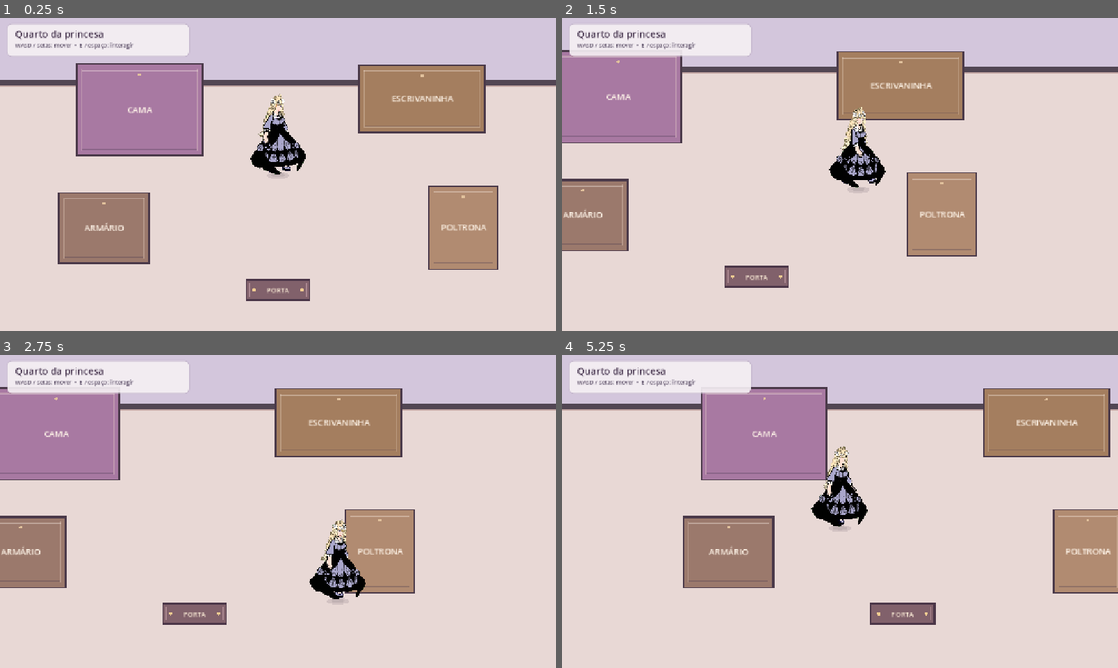
Above: before the commit, frames 1-4 (two rows, left to right).
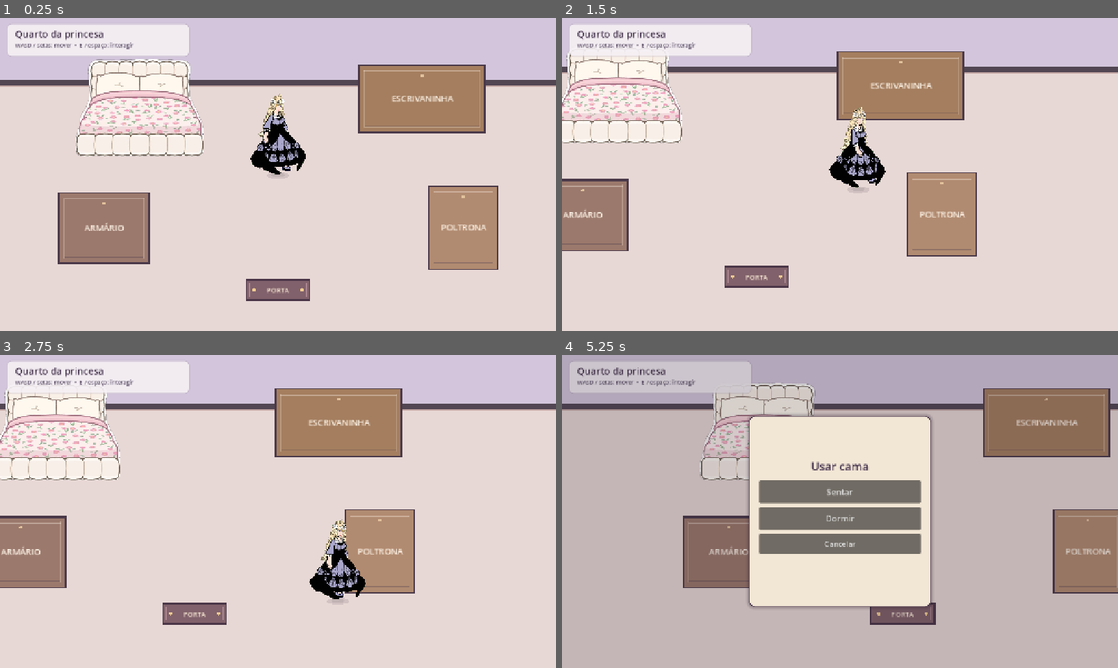
Above: after the commit, the same moments.

Repository: nestarasup-sys/jogo-novo
Game: Godot game, scene res://scenes/main.tscn
Same seed, same stepped clock (60 frames per second), same inputs: the game is played once before the commit and once after it.
Inputs:
- Up to frame 1 (0.25 s): no input
- Up to frame 2 (1.5 s): tap Enter at 0.5 s; hold D (move_right) 0.53-1.28 s; tap E (interact) at 0.6, 1.35 s; tap Space at 0.77 s; hold S (move_down) from 1.28 s (still down)
- Up to frame 3 (2.75 s): tap Space at 1.52 s; release S (move_down) at 2.03 s; hold D (move_right) from 2.03 s (still down); tap Enter at 2.1 s; tap E (interact) at 2.3 s
- Up to frame 4 (5.25 s): tap Space at 2.75, 3.02, 3.77, 4.52 s; release D (move_right) at 2.78 s; hold W (move_up) 2.78-3.53 s; tap E (interact) at 2.85, 3.6, 4.55, 5.1 s; hold A (move_left) 3.53-5.03 s; tap Escape (close_message) at 4.15 s; tap Enter at 4.35 s; hold S (move_down) from 5.03 s (still down)

The runs differ from the first frame. In frame 1, 7.0% of the frame differs, in the area x 13-37%, y 13-45%; in frame 2, 6.0%; in frame 3, 6.0%; in frame 4, 81%, in the area x 0-100%, y 0-100%.

Commit message:
Implement bed actions and sleep duration

Diff:
--- a/scenes/rooms/bedroom.tscn
+++ b/scenes/rooms/bedroom.tscn
@@ -1,9 +1,10 @@
-[gd_scene load_steps=11 format=3]
+[gd_scene load_steps=12 format=3]
 
 [ext_resource type="Script" path="res://scripts/world/room.gd" id="1_room"]
 [ext_resource type="Script" path="res://scripts/world/room_surface.gd" id="2_visual"]
 [ext_resource type="Script" path="res://scripts/world/furniture.gd" id="3_furniture"]
 [ext_resource type="Script" path="res://scripts/world/interaction_point.gd" id="4_interaction"]
+[ext_resource type="Texture2D" path="res://assets/furniture/bed.png" id="5_bed"]
 
 [sub_resource type="RectangleShape2D" id="Shape_Horizontal"]
 size = Vector2(1280, 34)
@@ -80,6 +81,9 @@
 display_name = "CAMA"
 footprint_size = Vector2(225, 165)
 placeholder_color = Color(0.658824, 0.474510, 0.635294, 1)
+art_texture = ExtResource("5_bed")
+art_size = Vector2(228, 173)
+texture_filter = 2
 
 [node name="Footprint" type="CollisionShape2D" parent="WorldSpace/Furniture/Bed"]
 shape = SubResource("Shape_Bed")
@@ -120,12 +124,12 @@
 
 [node name="Interactions" type="Node2D" parent="."]
 
-[node name="BedInspect" type="Marker2D" parent="Interactions"]
-position = Vector2(553, 339)
+[node name="BedUse" type="Marker2D" parent="Interactions"]
+position = Vector2(450, 401)
 script = ExtResource("4_interaction")
-interaction_type = "inspect"
-action_label = "Examinar cama"
-message = "Uma cama confortável. O descanso será implementado depois."
+interaction_type = "bed"
+action_label = "Usar cama"
+interaction_radius = 94.0
 
 [node name="WritingDeskInspect" type="Marker2D" parent="Interactions"]
 position = Vector2(742, 292)
@@ -149,3 +153,6 @@
 
 [node name="from_corridor" type="Marker2D" parent="Spawns"]
 position = Vector2(640, 558)
+
+[node name="BedSitPosition" type="Marker2D" parent="Spawns"]
+position = Vector2(395, 410)
--- /dev/null
+++ b/scenes/ui/bed_action_menu.tscn
@@ -0,0 +1,135 @@
+[gd_scene load_steps=3 format=3]
+
+[ext_resource type="Script" path="res://scripts/ui/bed_action_menu.gd" id="1_menu"]
+
+[sub_resource type="StyleBoxFlat" id="Style_BedCard"]
+bg_color = Color(0.949, 0.902, 0.835, 1)
+border_color = Color(0.31, 0.23, 0.31, 1)
+border_width_left = 2
+border_width_top = 2
+border_width_right = 2
+border_width_bottom = 2
+corner_radius_top_left = 14
+corner_radius_top_right = 14
+corner_radius_bottom_right = 14
+corner_radius_bottom_left = 14
+shadow_color = Color(0.12, 0.08, 0.14, 0.24)
+shadow_size = 8
+
+[node name="BedActionMenu" type="Control"]
+layout_mode = 3
+anchors_preset = 15
+anchor_right = 1.0
+anchor_bottom = 1.0
+grow_horizontal = 2
+grow_vertical = 2
+mouse_filter = 0
+script = ExtResource("1_menu")
+
+[node name="Backdrop" type="ColorRect" parent="."]
+layout_mode = 1
+anchors_preset = 15
+anchor_right = 1.0
+anchor_bottom = 1.0
+grow_horizontal = 2
+grow_vertical = 2
+color = Color(0.12, 0.09, 0.15, 0.18)
+mouse_filter = 0
+
+[node name="Card" type="Panel" parent="."]
+layout_mode = 1
+anchors_preset = 8
+anchor_left = 0.5
+anchor_top = 0.5
+anchor_right = 0.5
+anchor_bottom = 0.5
+offset_left = -210.0
+offset_top = -220.0
+offset_right = 210.0
+offset_bottom = 220.0
+grow_horizontal = 2
+grow_vertical = 2
+theme_override_styles/panel = SubResource("Style_BedCard")
+
+[node name="ActionPanel" type="VBoxContainer" parent="Card"]
+layout_mode = 0
+offset_left = 24.0
+offset_top = 92.0
+offset_right = 396.0
+offset_bottom = 348.0
+theme_override_constants/separation = 9
+
+[node name="Title" type="Label" parent="Card/ActionPanel"]
+layout_mode = 2
+theme_override_colors/font_color = Color(0.28, 0.21, 0.31, 1)
+theme_override_font_sizes/font_size = 26
+text = "Usar cama"
+horizontal_alignment = 1
+vertical_alignment = 1
+custom_minimum_size = Vector2(0, 48)
+
+[node name="SitButton" type="Button" parent="Card/ActionPanel"]
+layout_mode = 2
+theme_override_font_sizes/font_size = 19
+text = "Sentar"
+custom_minimum_size = Vector2(0, 52)
+
+[node name="SleepButton" type="Button" parent="Card/ActionPanel"]
+layout_mode = 2
+theme_override_font_sizes/font_size = 19
+text = "Dormir"
+custom_minimum_size = Vector2(0, 52)
+
+[node name="CancelButton" type="Button" parent="Card/ActionPanel"]
+layout_mode = 2
+theme_override_font_sizes/font_size = 17
+text = "Cancelar"
+custom_minimum_size = Vector2(0, 46)
+
+[node name="HoursPanel" type="VBoxContainer" parent="Card"]
+visible = false
+layout_mode = 0
+offset_left = 24.0
+offset_top = 24.0
+offset_right = 396.0
+offset_bottom = 416.0
+theme_override_constants/separation = 6
+
+[node name="Title" type="Label" parent="Card/HoursPanel"]
+layout_mode = 2
+theme_override_colors/font_color = Color(0.28, 0.21, 0.31, 1)
+theme_override_font_sizes/font_size = 24
+text = "Quantas horas?"
+horizontal_alignment = 1
+vertical_alignment = 1
+custom_minimum_size = Vector2(0, 44)
+
+[node name="Hour1" type="Button" parent="Card/HoursPanel"]
+layout_mode = 2
+text = "1 hora"
+custom_minimum_size = Vector2(0, 40)
+
+[node name="Hour2" type="Button" parent="Card/HoursPanel"]
+layout_mode = 2
+text = "2 horas"
+custom_minimum_size = Vector2(0, 40)
+
+[node name="Hour4" type="Button" parent="Card/HoursPanel"]
+layout_mode = 2
+text = "4 horas"
+custom_minimum_size = Vector2(0, 40)
+
+[node name="Hour6" type="Button" parent="Card/HoursPanel"]
+layout_mode = 2
+text = "6 horas"
+custom_minimum_size = Vector2(0, 40)
+
+[node name="Hour8" type="Button" parent="Card/HoursPanel"]
+layout_mode = 2
+text = "8 horas"
+custom_minimum_size = Vector2(0, 40)
+
+[node name="CancelButton" type="Button" parent="Card/HoursPanel"]
+layout_mode = 2
+text = "Cancelar"
+custom_minimum_size = Vector2(0, 40)
--- a/scenes/ui/hud.tscn
+++ b/scenes/ui/hud.tscn
@@ -1,6 +1,7 @@
-[gd_scene load_steps=4 format=3]
+[gd_scene load_steps=5 format=3]
 
 [ext_resource type="Script" path="res://scripts/prototype_hud.gd" id="1_hud"]
+[ext_resource type="PackedScene" path="res://scenes/ui/bed_action_menu.tscn" id="2_bed_menu"]
 
 [sub_resource type="StyleBoxFlat" id="Style_TopPlate"]
 bg_color = Color(0.969, 0.948, 0.964, 0.90)
@@ -157,9 +158,21 @@
 layout_mode = 0
 offset_left = 26.0
 offset_top = 146.0
-offset_right = 660.0
+offset_right = 470.0
 offset_bottom = 189.0
 theme_override_colors/font_color = Color(0.455, 0.408, 0.439, 1)
 theme_override_font_sizes/font_size = 17
 text = "E / ESPAÇO / ESC — fechar"
 mouse_filter = 2
+
+[node name="CloseButton" type="Button" parent="HudRoot/MessageOverlay/MessageBox"]
+layout_mode = 0
+offset_left = 520.0
+offset_top = 151.0
+offset_right = 660.0
+offset_bottom = 194.0
+theme_override_font_sizes/font_size = 15
+text = "Fechar"
+
+[node name="BedActionMenu" parent="." instance=ExtResource("2_bed_menu")]
+visible = false
--- a/scripts/game.gd
+++ b/scripts/game.gd
@@ -14,10 +14,13 @@
 var catalog
 var current_room
 var current_map_id: String = ""
+var current_hour: int = 8
 var _room_changing: bool = false
 
 func _ready() -> void:
     _setup_input()
+    hud.connect("bed_sit_selected", _on_bed_sit_selected)
+    hud.connect("bed_sleep_hours_selected", _on_bed_sleep_hours_selected)
     catalog = ROOM_CATALOG.new()
     if not catalog.load_catalog():
         push_error("Catálogo inválido.")
@@ -109,6 +112,11 @@
         if Input.is_action_just_pressed("interact") or Input.is_action_just_pressed("close_message"):
             hud.close_message()
         return
+    if hud.is_bed_menu_open():
+        player.movement_enabled = false
+        if Input.is_action_just_pressed("interact") or Input.is_action_just_pressed("close_message"):
+            hud.close_bed_menu()
+        return
     player.movement_enabled = true
     var nearby: Dictionary = current_room.nearest_interaction(player.global_position)
     hud.set_prompt("E — " + str(nearby.get("label", "")) if not nearby.is_empty() else "")
@@ -119,7 +127,32 @@
     match str(action.get("kind", "")):
         "door":
             _enter_room(str(action.get("target", "")), str(action.get("spawn_id", "")))
+        "bed":
+            hud.open_bed_menu()
         "inspect":
             hud.show_message(str(action.get("label", "")), str(action.get("message", "")))
         _:
             push_warning("Tipo de interação desconhecido: " + str(action.get("kind", "")))
+
+func advance_hours(hours: int) -> int:
+    if hours > 0:
+        current_hour = (current_hour + hours) % 24
+    return current_hour
+
+func _on_bed_sit_selected() -> void:
+    player.movement_enabled = false
+    var sit_marker: Marker2D = current_room.get_node_or_null("Spawns/BedSitPosition") as Marker2D
+    if sit_marker == null:
+        push_error("Ponto de sentar da cama não encontrado.")
+        return
+    player.global_position = sit_marker.global_position
+    player.velocity = Vector2.ZERO
+    hud.show_message("Sentar", "A princesa se sentou à beira da cama. Pressione E, Esc ou Fechar para se levantar.")
+
+func _on_bed_sleep_hours_selected(hours: int) -> void:
+    if hours <= 0 or hours > 24:
+        push_error("Quantidade de horas inválida: %d" % hours)
+        return
+    player.movement_enabled = false
+    var new_hour: int = advance_hours(hours)
+    hud.show_message("Descanso", "A princesa dormiu %d horas. Agora são %02d:00." % [hours, new_hour])
--- a/scripts/prototype_hud.gd
+++ b/scripts/prototype_hud.gd
@@ -1,5 +1,8 @@
 extends CanvasLayer
 ## Nós de HUD persistentes/visíveis no editor — sem construção de interface em _ready().
+
+signal bed_sit_selected
+signal bed_sleep_hours_selected(hours: int)
 
 @onready var title_label: Label = $HudRoot/Location
 @onready var prompt_label: Label = $HudRoot/Prompt
@@ -7,6 +10,8 @@
 @onready var overlay: Control = $HudRoot/MessageOverlay
 @onready var message_title: Label = $HudRoot/MessageOverlay/MessageBox/MessageTitle
 @onready var message_label: Label = $HudRoot/MessageOverlay/MessageBox/MessageText
+@onready var close_button: Button = $HudRoot/MessageOverlay/MessageBox/CloseButton
+@onready var bed_menu: Control = $BedActionMenu
 
 var _open: bool = false
 var prompt_text: String = ""
@@ -15,6 +20,9 @@
     layer = 1
     overlay.visible = false
     prompt_plate.visible = false
+    close_button.pressed.connect(close_message)
+    bed_menu.connect("sit_selected", _on_bed_sit_selected)
+    bed_menu.connect("sleep_hours_selected", _on_bed_sleep_hours_selected)
 
 func set_location(label: String) -> void:
     title_label.text = label
@@ -39,3 +47,19 @@
 func close_message() -> void:
     _open = false
     overlay.visible = false
+
+func open_bed_menu() -> void:
+    set_prompt("")
+    bed_menu.call("open_menu")
+
+func is_bed_menu_open() -> bool:
+    return bed_menu.visible
+
+func close_bed_menu() -> void:
+    bed_menu.call("close_menu")
+
+func _on_bed_sit_selected() -> void:
+    bed_sit_selected.emit()
+
+func _on_bed_sleep_hours_selected(hours: int) -> void:
+    bed_sleep_hours_selected.emit(hours)
--- /dev/null
+++ b/scripts/ui/bed_action_menu.gd
@@ -0,0 +1,49 @@
+extends Control
+## Menu pequeno e editável para sentar na cama ou escolher a duração do sono.
+
+signal sit_selected
+signal sleep_hours_selected(hours: int)
+signal cancelled
+
+@onready var _action_panel: VBoxContainer = $Card/ActionPanel
+@onready var _hours_panel: VBoxContainer = $Card/HoursPanel
+
+func _ready() -> void:
+	$Card/ActionPanel/SitButton.pressed.connect(_on_sit_pressed)
+	$Card/ActionPanel/SleepButton.pressed.connect(_on_sleep_pressed)
+	$Card/ActionPanel/CancelButton.pressed.connect(_on_cancel_pressed)
+	$Card/HoursPanel/Hour1.pressed.connect(_emit_hours.bind(1))
+	$Card/HoursPanel/Hour2.pressed.connect(_emit_hours.bind(2))
+	$Card/HoursPanel/Hour4.pressed.connect(_emit_hours.bind(4))
+	$Card/HoursPanel/Hour6.pressed.connect(_emit_hours.bind(6))
+	$Card/HoursPanel/Hour8.pressed.connect(_emit_hours.bind(8))
+	$Card/HoursPanel/CancelButton.pressed.connect(_show_actions)
+	if not Engine.is_editor_hint():
+		close_menu()
+
+func open_menu() -> void:
+	_show_actions()
+	show()
+
+func close_menu() -> void:
+	hide()
+
+func _show_actions() -> void:
+	_action_panel.show()
+	_hours_panel.hide()
+
+func _on_sit_pressed() -> void:
+	close_menu()
+	sit_selected.emit()
+
+func _on_sleep_pressed() -> void:
+	_action_panel.hide()
+	_hours_panel.show()
+
+func _on_cancel_pressed() -> void:
+	close_menu()
+	cancelled.emit()
+
+func _emit_hours(hours: int) -> void:
+	close_menu()
+	sleep_hours_selected.emit(hours)
--- a/scripts/world/interaction_point.gd
+++ b/scripts/world/interaction_point.gd
@@ -2,7 +2,7 @@
 extends Marker2D
 ## A própria cena mostra posição, tipo e raio da interação.
 
-@export_enum("inspect", "door") var interaction_type: String = "inspect":
+@export_enum("inspect", "door", "bed") var interaction_type: String = "inspect":
     set(value):
         interaction_type = value
         queue_redraw()
--- a/tests/smoke.gd
+++ b/tests/smoke.gd
@@ -37,6 +37,20 @@
     _expect(preview.get_node_or_null("Princess/FootCollisionShape") != null, "colisor dos pés editável")
     _expect(preview.get_node_or_null("HUD/HudRoot/Location") != null, "HUD editável como cena")
     _expect(preview.get_node_or_null("HUD/HudRoot/MessageOverlay/MessageBox") != null, "painel de diálogo editável")
+    var bed = preview.get_node_or_null("RoomContainer/Bedroom/WorldSpace/Furniture/Bed")
+    _expect(bed != null and bed.art_texture != null and bed.art_texture.resource_path == "res://assets/furniture/bed.png",
+        "cama usa arte PNG real")
+    var bed_use = preview.get_node_or_null("RoomContainer/Bedroom/Interactions/BedUse")
+    _expect(bed_use != null and bed_use.interaction_type == "bed" and bed_use.action_label == "Usar cama",
+        "cama tem interação de uso própria")
+    _expect(preview.get_node_or_null("RoomContainer/Bedroom/Spawns/BedSitPosition") != null,
+        "ponto de sentar configurado na cena")
+    _expect(preview.get_node_or_null("HUD/BedActionMenu/Card/ActionPanel/SitButton") != null,
+        "menu de ações da cama presente")
+    _expect(preview.get_node_or_null("HUD/BedActionMenu/Card/HoursPanel/Hour8") != null,
+        "menu de duração do sono presente")
+    _expect(preview.get_node_or_null("HUD/HudRoot/MessageOverlay/MessageBox/CloseButton") != null,
+        "mensagens têm botão de fechar")
     preview.free()
 
 func _test_catalog_and_rooms() -> void:
@@ -144,11 +158,37 @@
         "painel de interação some sem dica")
 
     await _test_player_movement(game)
-    game.player.global_position = Vector2(553, 339)
+    game.player.global_position = Vector2(450, 401)
     var bed: Dictionary = game.current_room.nearest_interaction(game.player.global_position)
-    _expect(bed.get("kind") == "inspect", "objeto permite inspeção")
+    _expect(bed.get("kind") == "bed" and bed.get("label") == "Usar cama", "cama oferece ação própria por proximidade")
     game._activate_interaction(bed)
-    _expect(game.hud.is_message_open(), "inspeção abre mensagem")
+    _expect(game.hud.is_bed_menu_open(), "interação abre menu da cama")
+    var bed_menu: Control = game.hud.get_node("BedActionMenu")
+    var actions_panel: Control = bed_menu.get_node("Card/ActionPanel")
+    var hours_panel: Control = bed_menu.get_node("Card/HoursPanel")
+    var old_hour: int = game.current_hour
+    (actions_panel.get_node("SleepButton") as Button).pressed.emit()
+    _expect(hours_panel.visible and not actions_panel.visible, "Dormir abre escolha de horas")
+    (hours_panel.get_node("CancelButton") as Button).pressed.emit()
+    _expect(actions_panel.visible and game.current_hour == old_hour, "cancelar horas retorna ao menu sem avançar tempo")
+    (actions_panel.get_node("CancelButton") as Button).pressed.emit()
+    _expect(not game.hud.is_bed_menu_open(), "Cancelar fecha menu da cama")
+
+    game._activate_interaction(bed)
+    (actions_panel.get_node("SitButton") as Button).pressed.emit()
+    _expect(game.player.global_position.distance_to(Vector2(395, 410)) < 0.5, "Sentar posiciona a princesa junto à cama")
+    _expect(game.hud.is_message_open(), "Sentar confirma ação em mensagem")
+    _expect(not game.player.movement_enabled, "mensagem de sentar bloqueia movimento")
+    (game.hud.get_node("HudRoot/MessageOverlay/MessageBox/CloseButton") as Button).pressed.emit()
+    _expect(not game.hud.is_message_open(), "botão Fechar encerra mensagem")
+
+    game._activate_interaction(bed)
+    (actions_panel.get_node("SleepButton") as Button).pressed.emit()
+    (hours_panel.get_node("Hour4") as Button).pressed.emit()
+    _expect(game.current_hour == (old_hour + 4) % 24, "Dormir avança o relógio do protótipo")
+    _expect(game.hud.is_message_open() and game.hud.message_label.text.contains("4 horas"),
+        "Dormir mostra duração escolhida")
+    _expect(game.hud.message_label.text.contains("12:00"), "resultado informa a hora após dormir")
     game.hud.close_message()
     _expect(not game.hud.is_message_open(), "mensagem fecha")
     var result: bool = game._enter_room("corridor", "from_bedroom")
Binary file added: assets/furniture/bed.png
Not shown, added: scripts/ui/bed_action_menu.gd.uid
